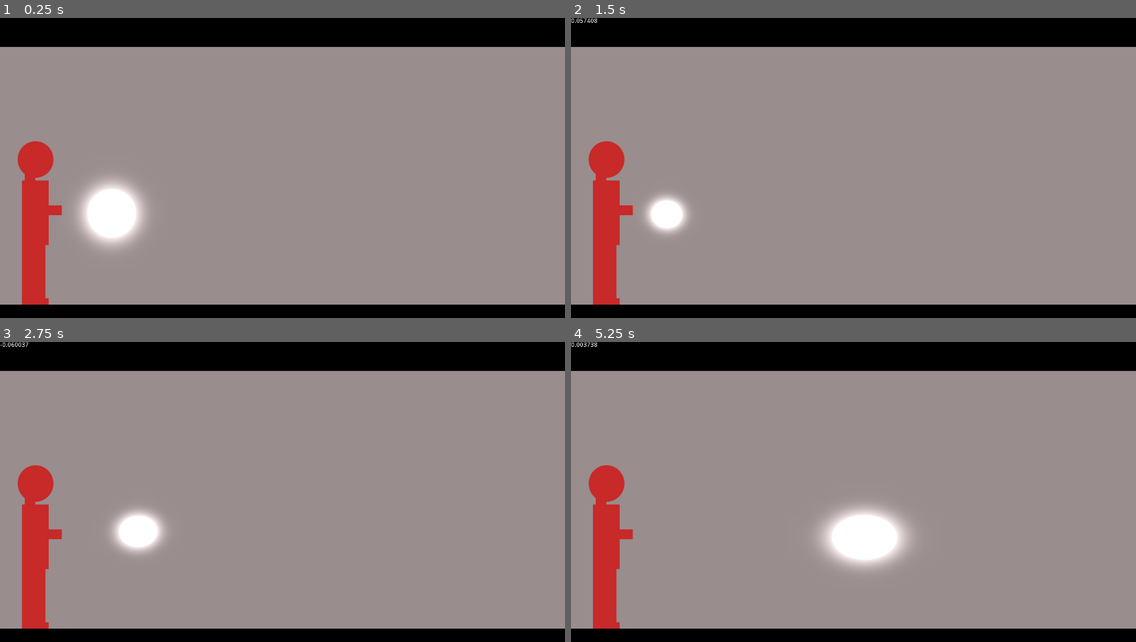
Above: before the commit, frames 1-4 (two rows, left to right).
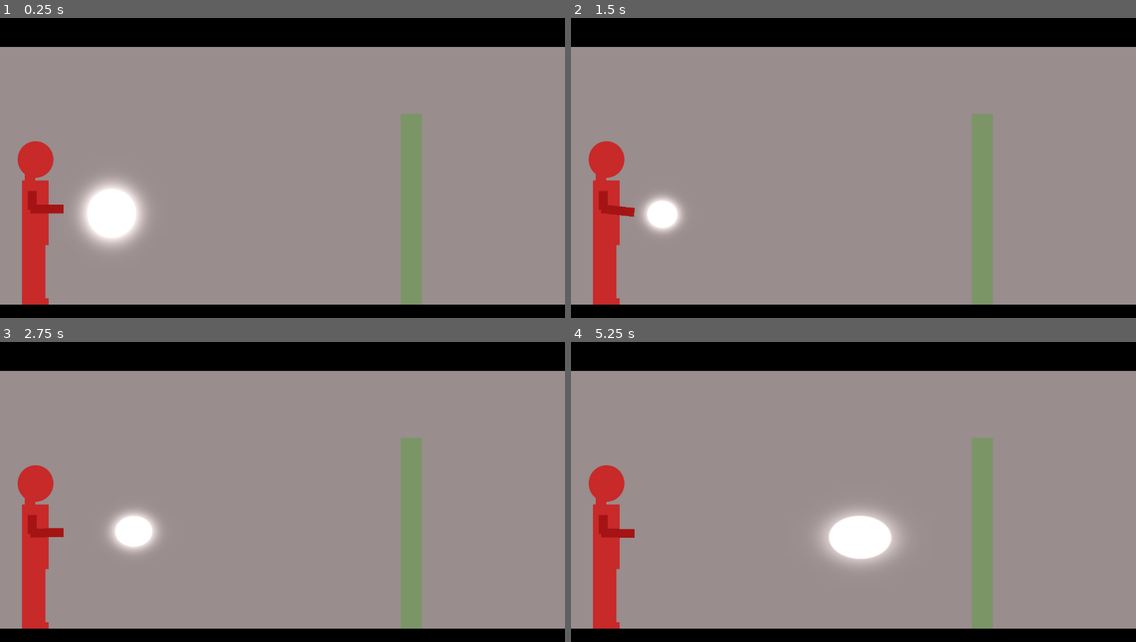
Above: after the commit, the same moments.

Repository: heroofhyla/jumpscare-juneuary
Game: Godot game, scene res://Game.tscn
Same seed, same stepped clock (60 frames per second), same inputs: the game is played once before the commit and once after it.
Inputs (mouse positions are in pixels of both pictures, inside the frame that each line leads up to):
- Up to frame 1 (0.25 s): no input
- Up to frame 2 (1.5 s): tap Enter at 0.5 s; move the mouse to (881, 174) at 0.52 s; tap Space at 1.25 s; move the mouse to (825, 177) at 1.27 s
- Up to frame 3 (2.75 s): tap Enter at 2 s; move the mouse to (293, 495) at 2.02 s
- Up to frame 4 (5.25 s): tap Space at 2.75, 4.25 s; move the mouse to (847, 507) at 2.77 s; tap Enter at 3.5 s; move the mouse to (893, 504) at 3.52 s; tap Escape (ui_cancel) at 4.15 s; move the mouse to (684, 453) at 4.27 s; move the mouse to (881, 501) at 5.02 s

The runs differ from the first frame. In frame 1, 2.6% of the frame differs, in the area x 4-75%, y 31-96%; in frame 2, 2.9%; in frame 3, 2.9%; in frame 4, 3.4%, in the area x 0-75%, y 0-96%.

Commit message:
More work on flashlight stuff

Diff:
--- a/godot/Game.gd
+++ b/godot/Game.gd
@@ -1,18 +1,25 @@
 extends Node2D
 
-
+var mouse_vis = false
 func _ready():
 	Input.set_mouse_mode(Input.MOUSE_MODE_CAPTURED)
 
 func _input(event):
 	if event is InputEventMouseMotion:
 		var rel = event.relative
-		$FlashlightSpot.position += rel
-		$FlashlightSpot.position.x = clamp($FlashlightSpot.position.x, 217,1133)
-		$FlashlightSpot.scale.x = $TestPlayer/Hand.global_position.distance_to($FlashlightSpot.global_position) / 640 + .5
-		$FlashlightSpot.scale.y = $TestPlayer/Hand.global_position.distance_to($FlashlightSpot.global_position) / 1280 + .5
-		$FlashlightSpot.rotation = $TestPlayer/Hand.global_position.direction_to($FlashlightSpot.global_position).angle()
-		$AngleLabel.text = str($FlashlightSpot.rotation)
+		$TestPlayer/FlashlightSpot.position += rel
+		$TestPlayer/Arm.rotation = $TestPlayer/Elbow.global_position.direction_to($TestPlayer/FlashlightSpot.global_position).angle()
+		$TestPlayer/FlashlightSpot.position.x = clamp($TestPlayer/FlashlightSpot.position.x, 117,1033)
+		$TestPlayer/FlashlightSpot.position.y = clamp($TestPlayer/FlashlightSpot.position.y, -340,120)
+		$TestPlayer/FlashlightSpot.scale.x = $TestPlayer/Arm/Hand.global_position.distance_to($TestPlayer/FlashlightSpot.global_position) / 640 + .5
+		$TestPlayer/FlashlightSpot.scale.y = $TestPlayer/Arm/Hand.global_position.distance_to($TestPlayer/FlashlightSpot.global_position) / 1280 + .5
+		$TestPlayer/FlashlightSpot.rotation = $TestPlayer/Arm/Hand.global_position.direction_to($TestPlayer/FlashlightSpot.global_position).angle()
+		$TestPlayer/FlashlightSpot.modulate.a = (2.5 - $TestPlayer/FlashlightSpot.scale.x) / 2
 
 	if event.is_action_pressed("ui_cancel"):
+		if mouse_vis:
+			Input.set_mouse_mode(Input.MOUSE_MODE_CAPTURED)
+			mouse_vis = false
+			return
 		Input.set_mouse_mode(Input.MOUSE_MODE_VISIBLE)
+		mouse_vis = true
--- a/godot/Game.tscn
+++ b/godot/Game.tscn
@@ -1,9 +1,10 @@
-[gd_scene load_steps=6 format=2]
+[gd_scene load_steps=7 format=2]
 
 [ext_resource path="res://test_player.png" type="Texture" id=1]
 [ext_resource path="res://test_bg.png" type="Texture" id=2]
 [ext_resource path="res://Game.gd" type="Script" id=3]
 [ext_resource path="res://flashlight_spot.png" type="Texture" id=4]
+[ext_resource path="res://arm.png" type="Texture" id=5]
 
 [sub_resource type="CanvasItemMaterial" id=1]
 blend_mode = 1
@@ -12,21 +13,26 @@
 script = ExtResource( 3 )
 
 [node name="TestBg" type="Sprite" parent="."]
-position = Vector2( 640, 360 )
 texture = ExtResource( 2 )
-
-[node name="FlashlightSpot" type="Sprite" parent="."]
-material = SubResource( 1 )
-position = Vector2( 253, 442 )
-texture = ExtResource( 4 )
+centered = false
 
 [node name="TestPlayer" type="Sprite" parent="."]
 position = Vector2( 90, 464 )
 texture = ExtResource( 1 )
 
-[node name="Hand" type="Node2D" parent="TestPlayer"]
-position = Vector2( 40, -24 )
+[node name="Arm" type="Sprite" parent="TestPlayer"]
+position = Vector2( -17, -30 )
+texture = ExtResource( 5 )
+centered = false
+offset = Vector2( -4.07, -10.093 )
 
-[node name="AngleLabel" type="Label" parent="."]
-margin_right = 40.0
-margin_bottom = 14.0
+[node name="Hand" type="Node2D" parent="TestPlayer/Arm"]
+position = Vector2( 63, -1 )
+
+[node name="Elbow" type="Node2D" parent="TestPlayer"]
+position = Vector2( -19, -32 )
+
+[node name="FlashlightSpot" type="Sprite" parent="TestPlayer"]
+material = SubResource( 1 )
+position = Vector2( 163, -22 )
+texture = ExtResource( 4 )
Binary file added: godot/arm.png
Not shown, added: godot/arm.png.import
Binary file changed: godot/test_bg.png
Binary file changed: godot/test_player.png
Not shown, added: godot/arm.xcf
Not shown, changed: godot/test_bg.xcf
Not shown, changed: godot/test_player.xcf
